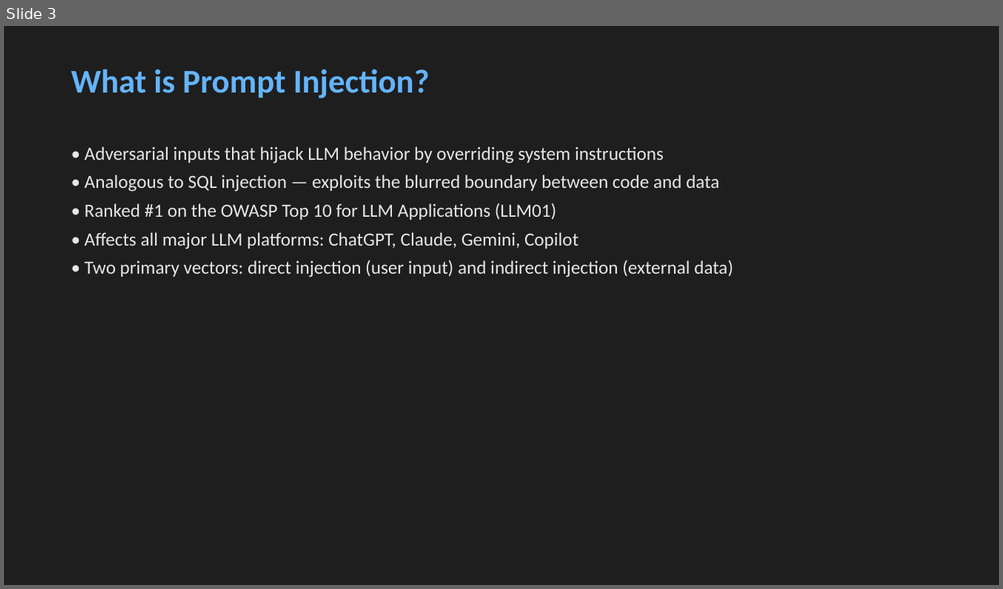
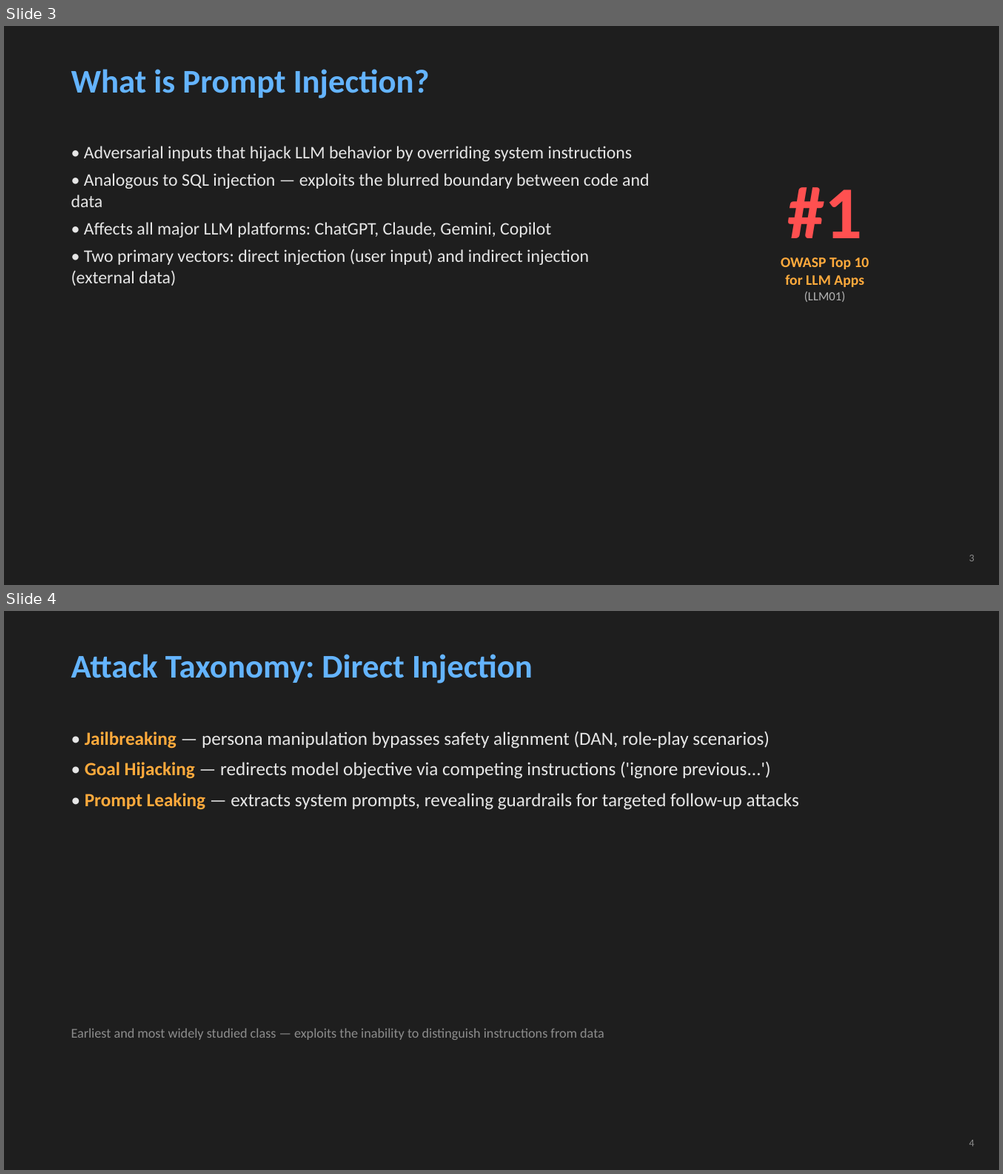
Before and after one commit to edwardjgriggs/prompt-injection-research, a slide deck: output/presentation.pptx. Shown one above the other, each under a label of ours: slide 3 before the commit, slides 3 and 4 after it. The pictures are 1003x589 and 1003x1174 pixels, drawn with LibreOffice and Linux fonts; fonts in the diff are those of the drawing. Boxes give left, top, right and bottom in pixels: in the first picture for what was removed or moved away, otherwise in the second. Text is boxed around its words. In the diff, an @@ line names an element or a change of style, - is before the commit and + after.

Commit message:
Improve research paper and presentation quality
- Add author name (Edward Griggs), CNU, and COVACCI affiliation
- Add APA 7th page numbers, fix Heading 3 italic, fix figure captions
- Add comparison tables for detection techniques and prevention strategies
- Strengthen in-text citations across Risks, Detection, and Discussion
- Rewrite Discussion with flowing analysis instead of formulaic structure
- Enhance Conclusion with specific future direction citations
- Add slide numbers, stat callout (#1 OWASP), severity color coding
- Split detection into two slides, add Questions slide (15 total)
- Shorten slide bullets with accent-colored labels for readability
- Add figure annotations and tradeoff callouts on detection slides

```diff
--- a/output/presentation.pptx
+++ b/output/presentation.pptx
@@ slide 4 added at bbox=[4, 611, 999, 1170], background #1E1E1E @@
@@ text added at bbox=[71, 654, 532, 684], 32 pt, text #64B4FF, bold @@
+Attack Taxonomy: Direct Injection
@@ text added at bbox=[85, 732, 799, 810], 18 pt, text #E6E6E6 @@
+• Jailbreaking — persona manipulation bypasses safety alignment (DAN, role-play scenarios)
+• Goal Hijacking — redirects model objective via competing instructions ('ignore previous...')
+• Prompt Leaking — extracts system prompts, revealing guardrails for targeted follow-up attacks
@@ text added at bbox=[71, 1028, 604, 1040], 13 pt, text #8C8C8C @@
+Earliest and most widely studied class — exploits the inability to distinguish instructions from data
@@ text added at bbox=[969, 1140, 974, 1147], 10 pt, text #8C8C8C @@
+4
@@ slide 3 changed as well @@
@@ text "• Adversarial inputs that hijack ..." at bbox=[71, 146, 649, 286]: size 18 to 17 pt @@
@@ text added at bbox=[780, 187, 869, 302], 14 pt, text #FFAA3C, bold @@
+#1
+OWASP Top 10
+for LLM Apps
+(LLM01)
@@ text at bbox=[85, 204, 556, 220]: paragraph removed @@
-• Ranked #1 on the OWASP Top 10 for LLM Applications (LLM01)
@@ text added at bbox=[969, 555, 974, 562], 10 pt, text #8C8C8C @@
+3
```
Also in this commit, not shown: 5 other slides changed, 8 other slides added, 7 slides removed, 3 other files.
